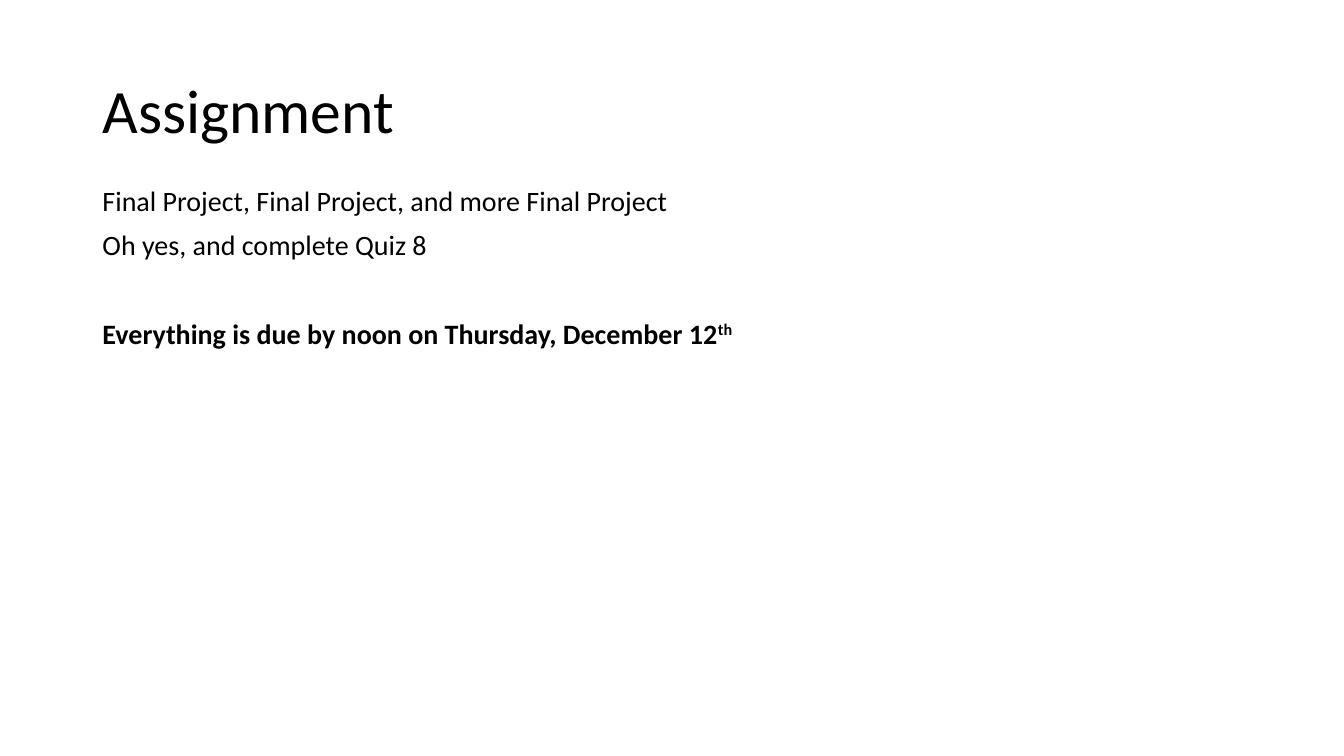
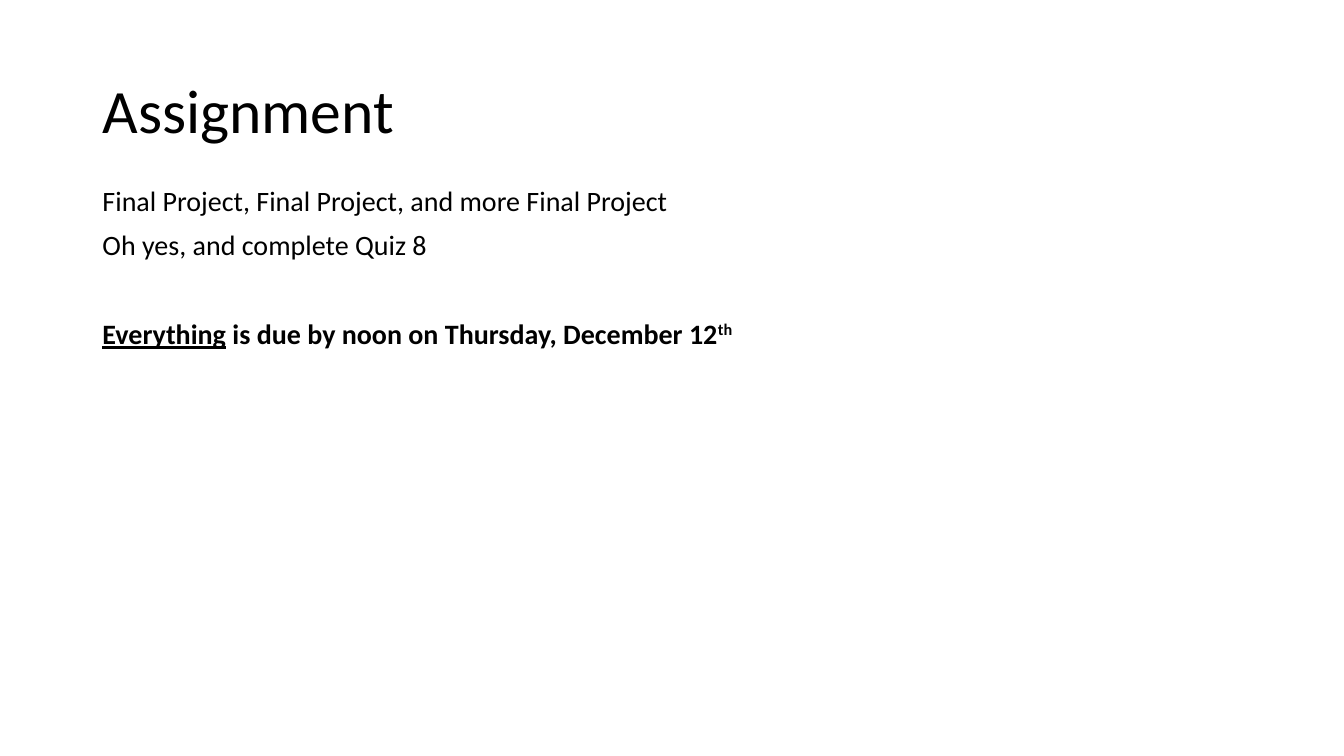
Before and after one commit to EricJPogue/CPSC-24500, a slide deck: slide 9 of lecture-slides/2019-12-02-oop.pptx. Drawn at 1344x756 pixels with LibreOffice and Linux fonts; fonts in the diff are those of the drawing. Boxes give left, top, right and bottom in pixels: in the first picture for what was removed or moved away, otherwise in the second. Text is boxed around its words. In the diff, an @@ line names an element or a change of style, - is before the commit and + after.

```diff
--- a/lecture-slides/2019-12-02-oop.pptx
+++ b/lecture-slides/2019-12-02-oop.pptx
@@ text at [102,324,683,349]: underline on in "Everything" @@
```
Also in this commit, not shown: 1 other slide changed, 1 other file.
